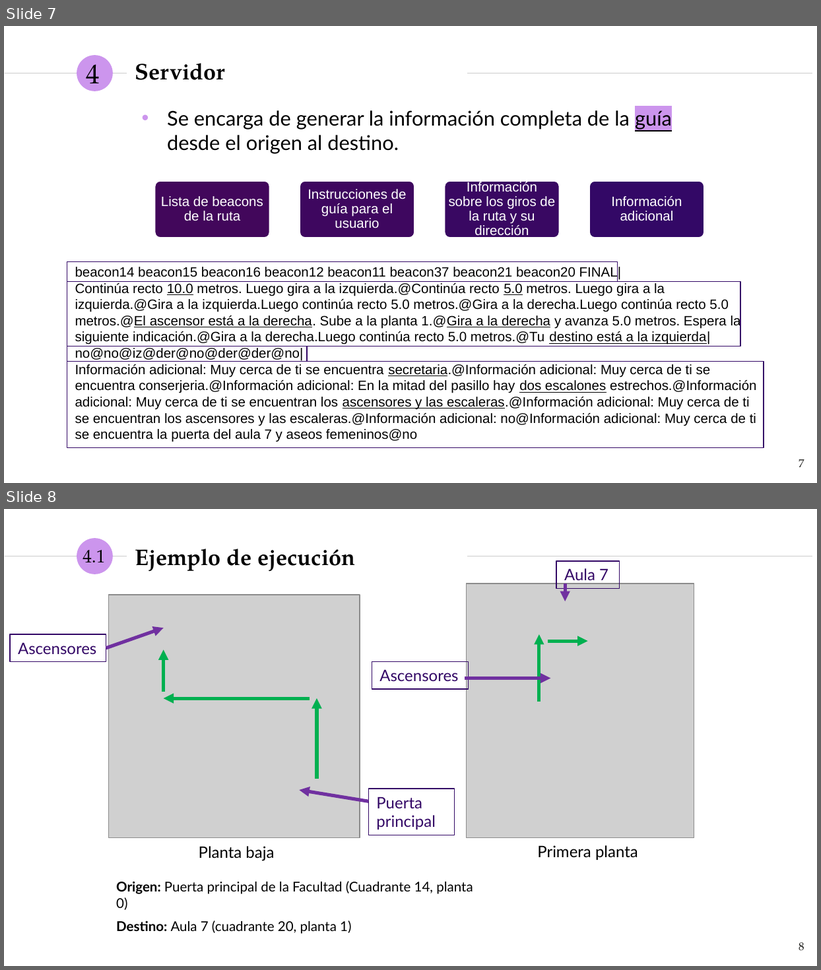
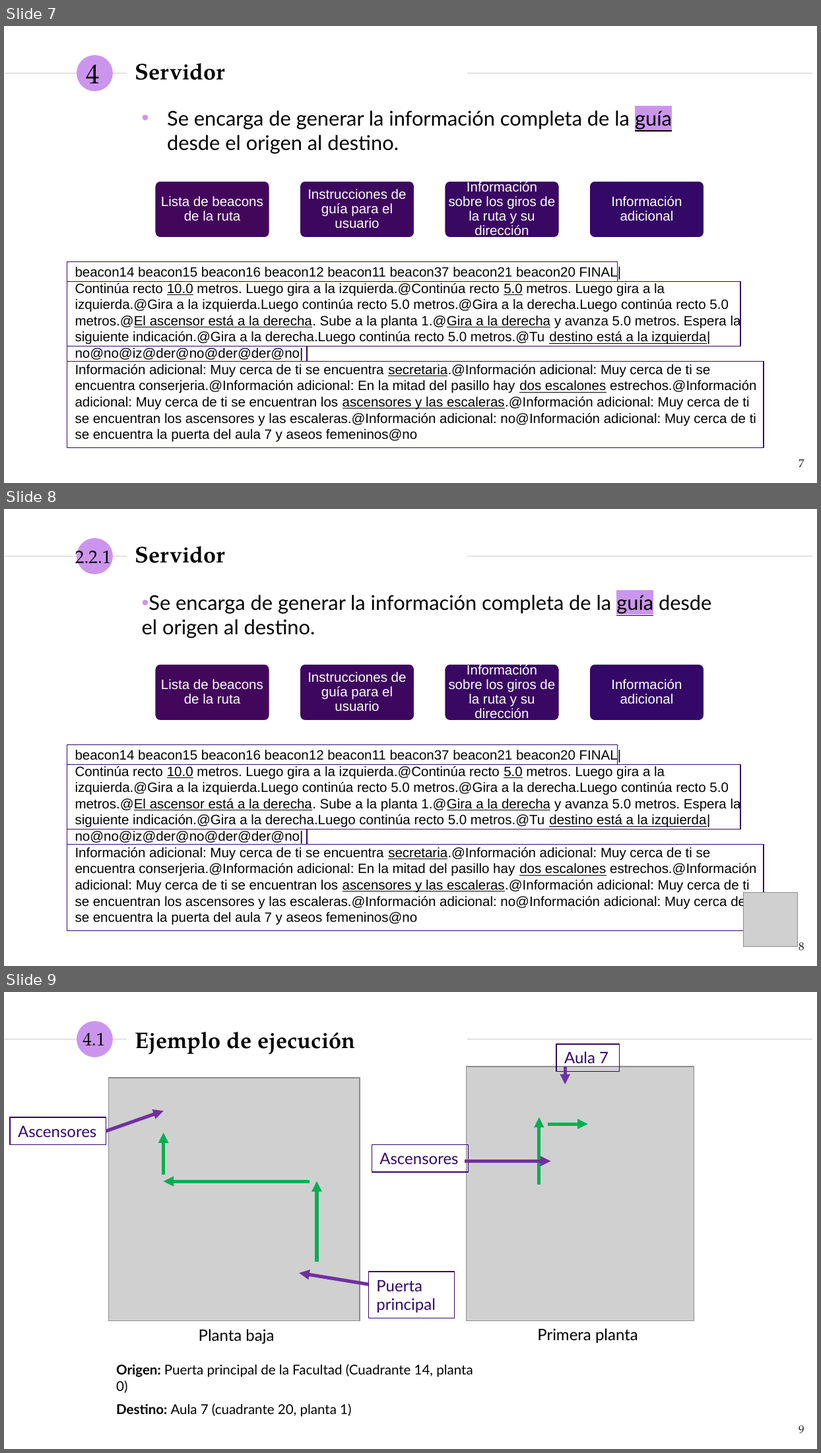
Before and after one commit to NILGroup/TFG-1920-DiscapacidadVisual, a slide deck: Defensa/presentaciónFinal_copia.pptx. Shown one above the other, each under a label of ours: slides 7 and 8 before the commit, slides 7, 8 and 9 after it. The pictures are 821x970 and 821x1453 pixels, drawn with LibreOffice and Linux fonts; fonts in the diff are those of the drawing; grey boxes stand for pictures. Boxes give left, top, right and bottom in pixels: in the first picture for what was removed or moved away, otherwise in the second. Text is boxed around its words. In the diff, an @@ line names an element or a change of style, - is before the commit and + after.

Commit message:
Pruebas para el vídeo

```diff
--- a/Defensa/presentaciónFinal_copia.pptx
+++ b/Defensa/presentaciónFinal_copia.pptx
@@ slide 8 added at [4, 509, 817, 966], background #FFFFFF; not listed: 3 template elements that a slide beside it also shows @@
@@ text added at [75, 544, 112, 570], 16 pt, text #000000 @@
+2.2.1
@@ title added at [135, 546, 224, 563], 20 pt, text #000000, bold @@
+Servidor
@@ text added at [142, 595, 712, 638], 18 pt, text #000000 @@
+• Se encarga de generar la información completa de la guía desde el origen al destino.
@@ group added at [154, 663, 705, 722]: 4 rounded rectangles, 4 texts @@
+Lista de beacons de la ruta
+Instrucciones de guía para el usuario
+Información sobre los giros de la ruta y su dirección
+Información adicional
@@ rectangle added at [67, 745, 617, 765], outline #330866 0.75 pt @@
@@ rectangle added at [67, 765, 740, 829], outline #330866 0.75 pt @@
@@ text added at [75, 749, 756, 925], 12 pt, text #000000 @@
+beacon14 beacon15 beacon16 beacon12 beacon11 beacon37 beacon21 beacon20 FINAL|
+Continúa recto 10.0 metros. Luego gira a la izquierda.@Continúa recto 5.0 metros. Luego gira a la izquierda.@Gira a la izquierda.Luego continúa recto 5.0 metros.@Gira a la derecha.Luego continúa recto 5.0 metros.@El ascensor está a la derecha. Sube a la planta 1.@Gira a la derecha y avanza 5.0 metros. Espera la siguiente indicación.@Gira a la derecha.Luego continúa recto 5.0 metros.@Tu destino está a la izquierda|
+no@no@iz@der@no@der@der@no|
+Información adicional: Muy cerca de ti se encuentra secretaria.@Información adicional: Muy cerca de ti se encuentra conserjeria.@Información adicional: En la mitad del pasillo hay dos escalones estrechos.@Información adicional: Muy cerca de ti se encuentran los ascensores y las escaleras.@Información adicional: Muy cerca de ti se encuentran los ascensores y las escaleras.@Información adicional: no@Información adicional: Muy cerca de ti se encuentra la puerta del aula 7 y aseos femeninos@no
@@ rectangle added at [67, 829, 306, 845], outline #330866 0.75 pt @@
@@ rectangle added at [67, 845, 764, 931], outline #330866 0.75 pt @@
@@ picture added at [744, 893, 799, 947] @@
@@ page number added at [799, 943, 805, 951], 10 pt, text #1D1D1B @@
+8
@@ what was slide 8 is now slide 9 @@
@@ page number at [799, 1426, 805, 1434]: text changed @@
-8
+9
```
Also in this commit, not shown: 2 slides changed, 2 other files.
